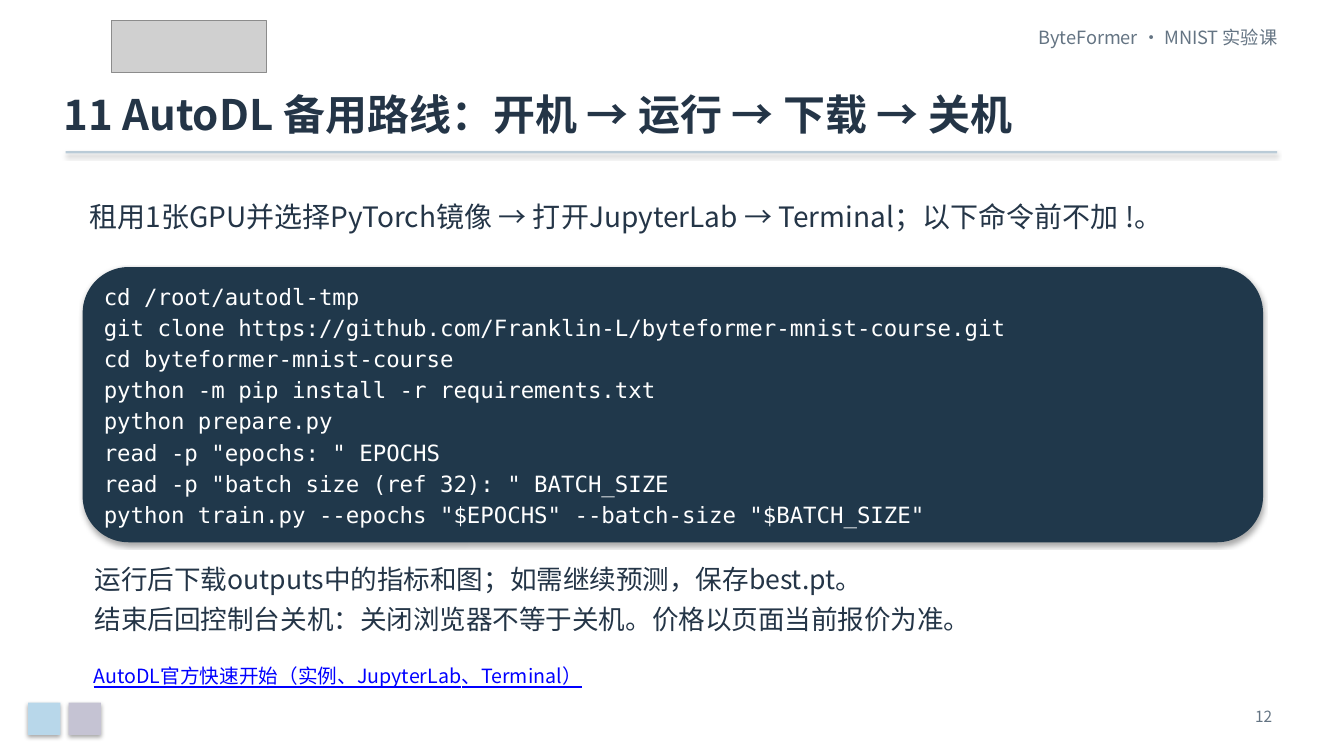
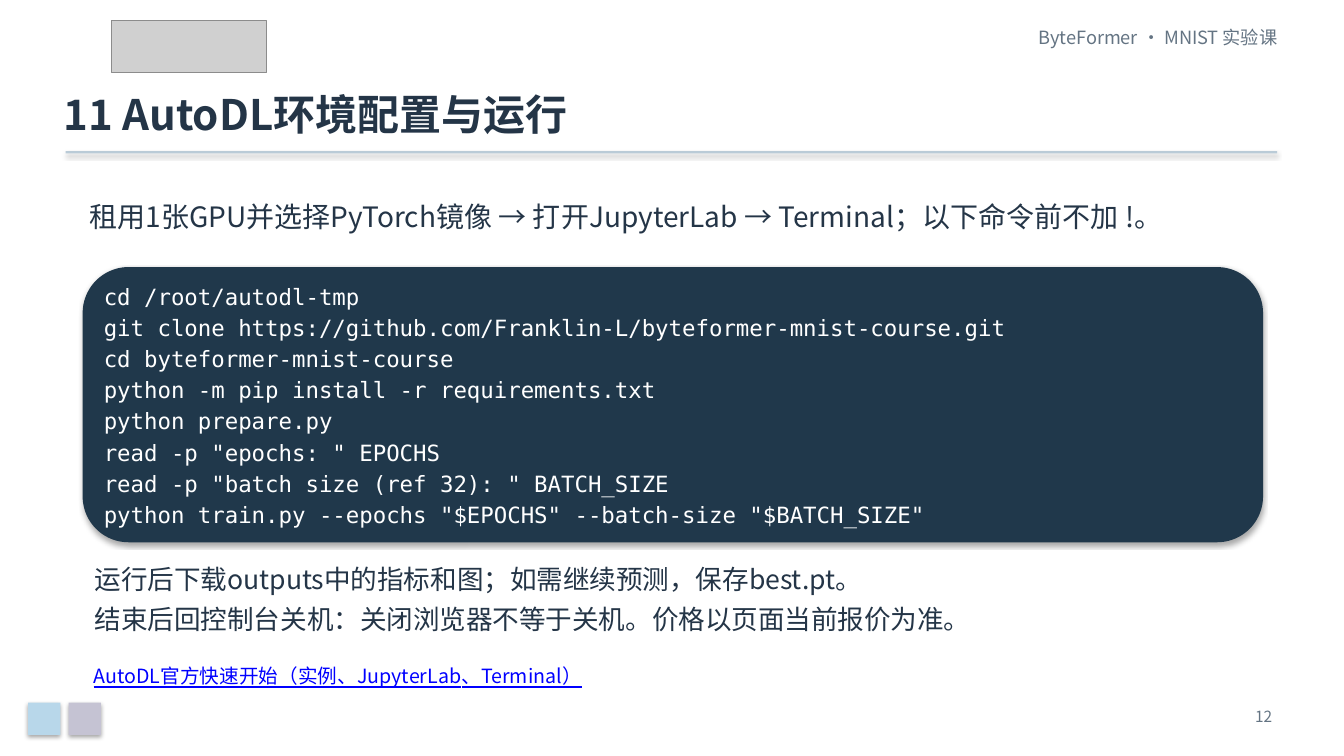
Before and after one commit to Franklin-L/byteformer-mnist-course, a slide deck: slide 12 of docs/ByteFormer_MNIST_零基础实验课.pptx. Drawn at 1344x756 pixels with LibreOffice and Linux fonts; fonts in the diff are those of the drawing; grey boxes stand for pictures. Boxes give left, top, right and bottom in pixels: in the first picture for what was removed or moved away, otherwise in the second. Text is boxed around its words. In the diff, an @@ line names an element or a change of style, - is before the commit and + after.

```diff
--- a/docs/ByteFormer_MNIST_零基础实验课.pptx
+++ b/docs/ByteFormer_MNIST_零基础实验课.pptx
@@ text at (63, 94, 568, 134): text changed @@
-11 AutoDL 备用路线：开机 → 运行 → 下载 → 关机
+11 AutoDL环境配置与运行
```
Also in this commit, not shown: 12 other slides changed, 2 other files.
